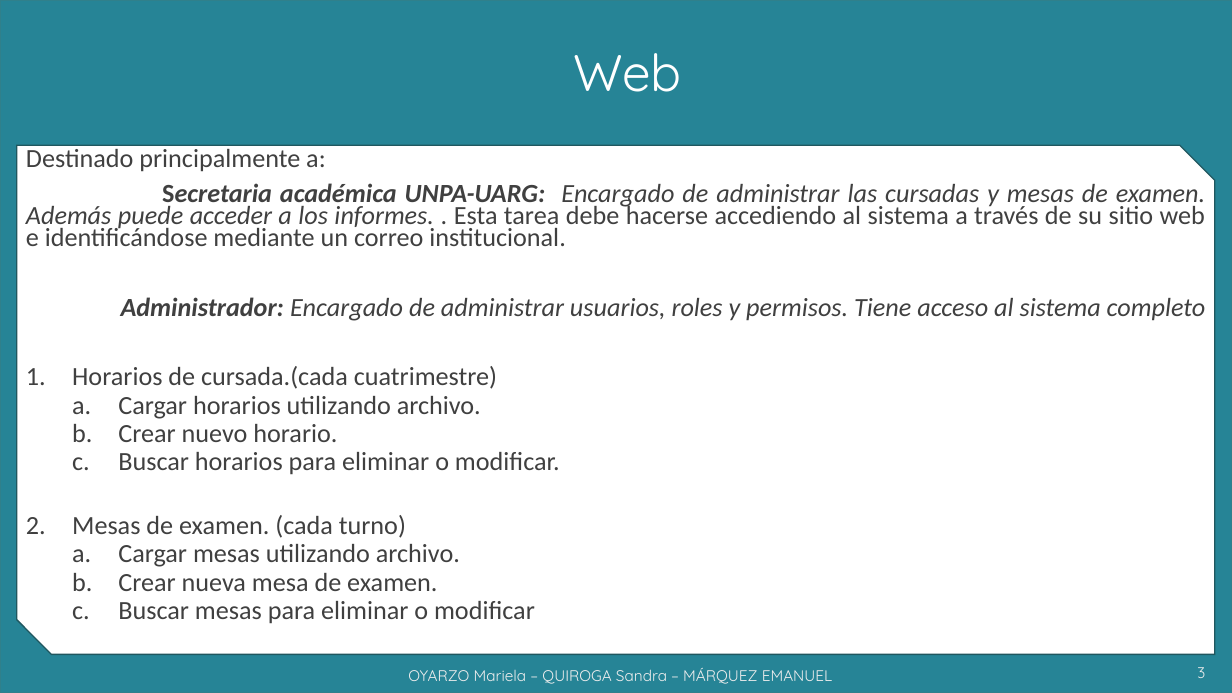
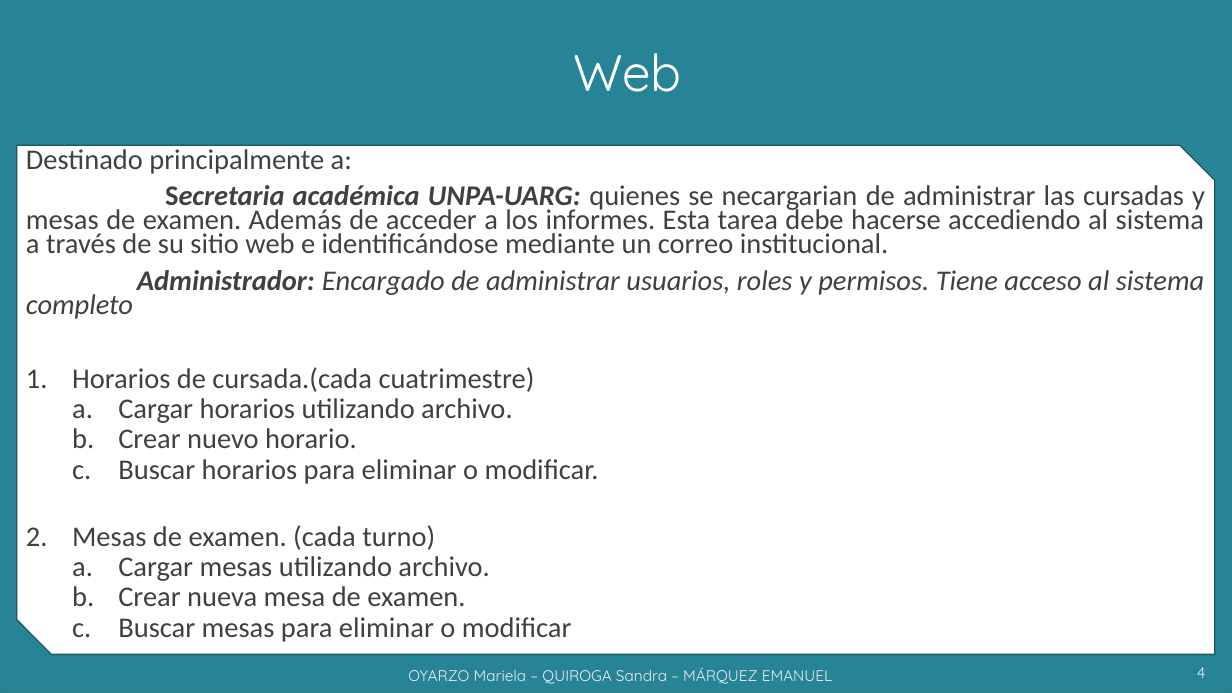
Before and after one commit to grupoyenu/yenu, a slide deck: slide 4 of 08. Presentaciones/Presentación 10 - 21.11.19.pptx (slide 3 before the commit). Drawn at 1232x693 pixels with LibreOffice and Linux fonts; fonts in the diff are those of the drawing; background and template pictures are left out. Boxes give left, top, right and bottom in pixels: in the first picture for what was removed or moved away, otherwise in the second. Text is boxed around its words. In the diff, an @@ line names an element or a change of style, - is before the commit and + after.

```diff
--- a/08. Presentaciones/Presentación 10 - 21.11.19.pptx
+++ b/08. Presentaciones/Presentación 10 - 21.11.19.pptx
@@ text at (x1=26, y1=145, x2=1204, y2=642): size 20.4 to 22.2 pt in "Destinado principalmente a:", "Administrador: Encargado de administrar usuarios, roles y ...", "Horarios de cursada.(cada cuatrimestre)", "Cargar horarios utilizando archivo." and 6 more places @@
@@ text at (x1=26, y1=185, x2=1205, y2=253): text changed; size 20.4 to 22.2 pt; italic off @@
-Secretaria académica UNPA-UARG: Encargado de administrar las cursadas y mesas de examen. Además puede acceder a los informes. . Esta tarea debe hacerse accediendo al sistema a través de su sitio web e identificándose mediante un correo institucional.
+Secretaria académica UNPA-UARG: quienes se necargarian de administrar las cursadas y mesas de examen. Además de acceder a los informes. Esta tarea debe hacerse accediendo al sistema a través de su sitio web e identificándose mediante un correo institucional.
@@ page number at (x1=1197, y1=667, x2=1206, y2=678): text changed @@
-3
+4
```
Also in this commit, not shown: 3 other slides changed, 3 slides removed.
